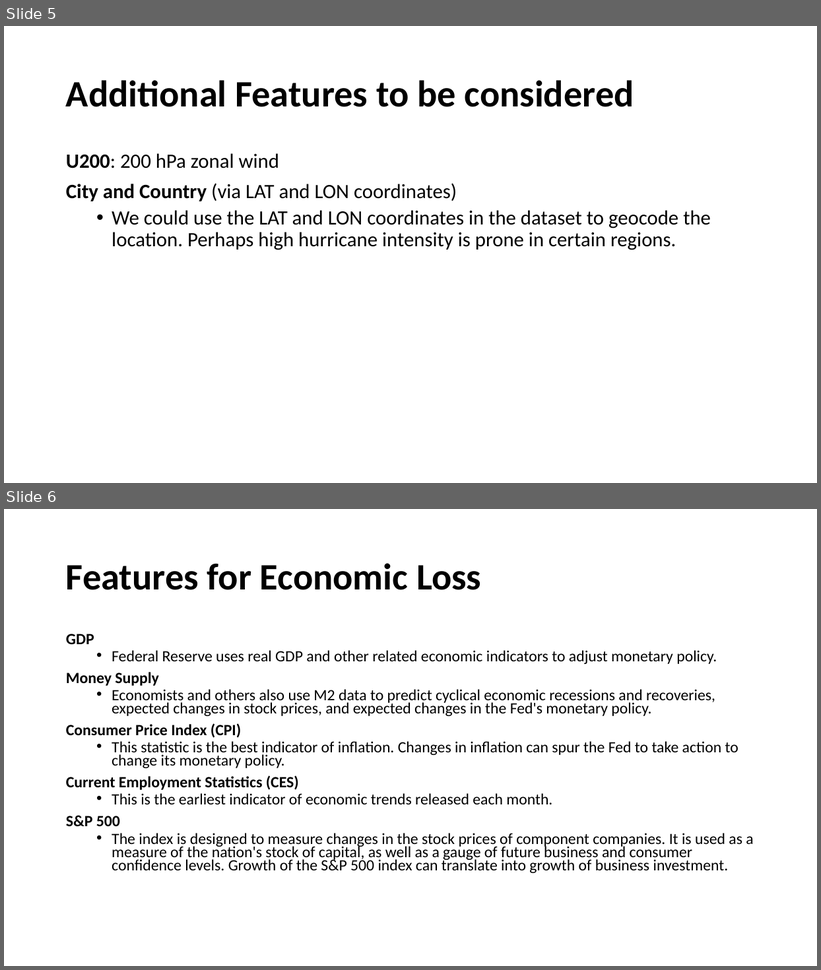
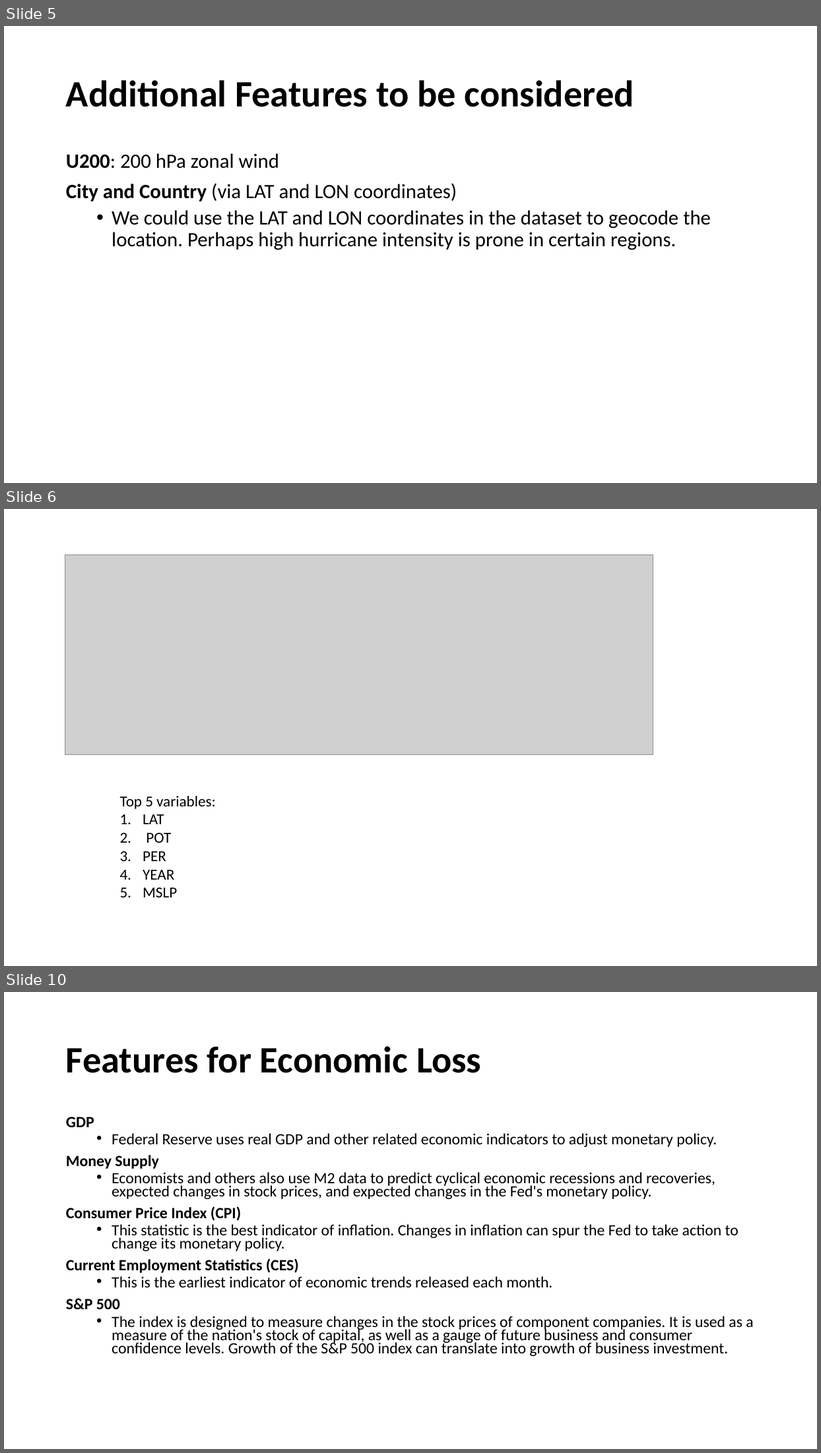
Before and after one commit to akshaym2497/RMDS_Hurricane_Forecasting, a slide deck: presentation material/week3_hurricane.pptx. Shown one above the other, each under a label of ours: slides 5 and 6 before the commit, slides 5, 6 and 10 after it; the slides between them are not shown. The pictures are 821x970 and 821x1453 pixels, drawn with LibreOffice and Linux fonts; fonts in the diff are those of the drawing; grey boxes stand for pictures. Boxes give left, top, right and bottom in pixels: in the first picture for what was removed or moved away, otherwise in the second. Text is boxed around its words. In the diff, an @@ line names an element or a change of style, - is before the commit and + after.

```diff
--- a/presentation material/week3_hurricane.pptx
+++ b/presentation material/week3_hurricane.pptx
@@ slide 6 added at [4,509,817,966], background #FFFFFF @@
@@ picture added at [65,555,653,755] @@
@@ text added at [120,796,216,898], 18 pt, text #000000 @@
+Top 5 variables:
+1. LAT
+2. POT
+3. PER
+4. YEAR
+5. MSLP
@@ what was slide 6 is now slide 10 @@
```
Also in this commit, not shown: 4 slides changed, 4 other slides added.
